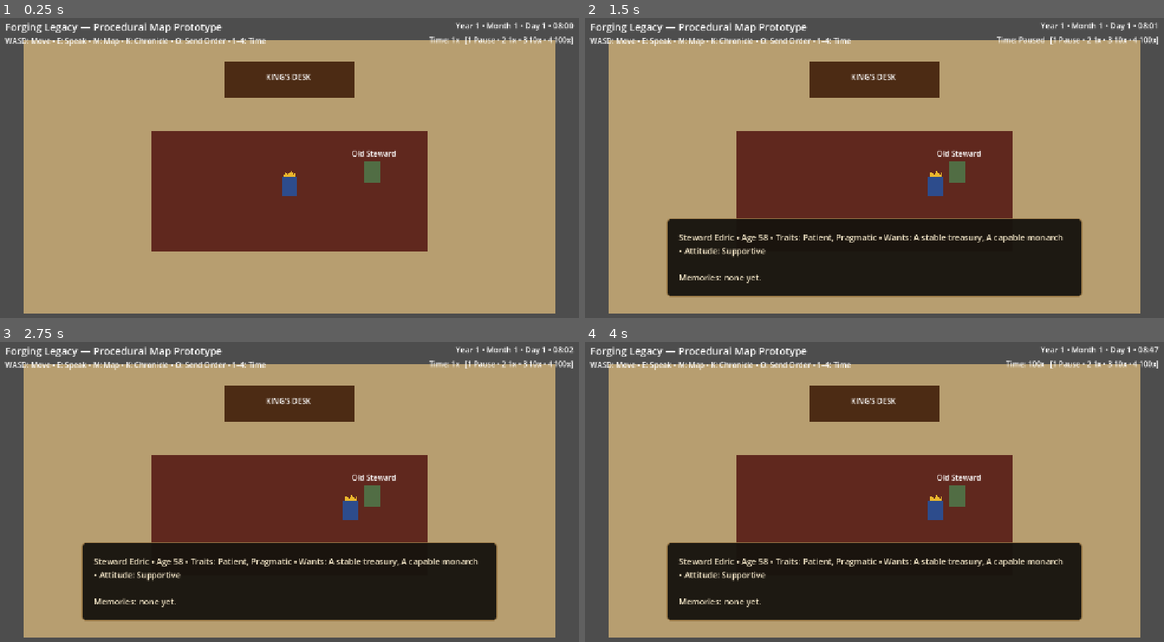
Above: before the commit, frames 1-4 (two rows, left to right).
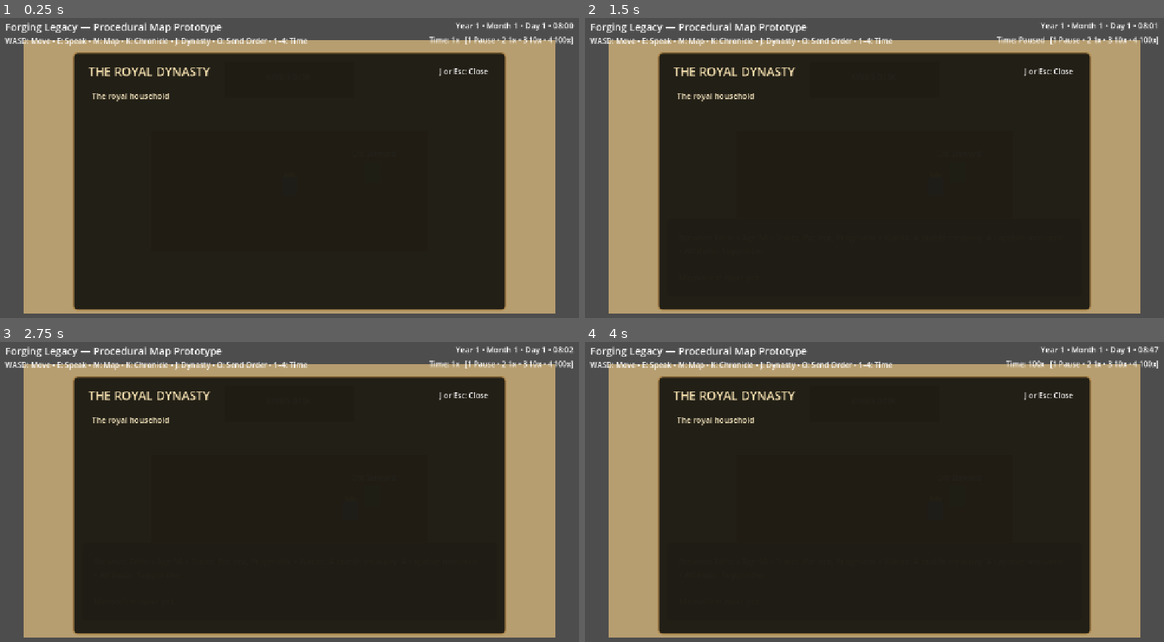
Above: after the commit, the same moments.

Repository: thomasmcanerney-gif/forging-legacy-game
Game: Godot game, scene res://scenes/main.tscn
The game is run twice, just before and just after one commit, with the same random seed, the same clock (stepped at 60 frames per second) and the same inputs.
Inputs (mouse positions are in pixels of both pictures, inside the frame that each line leads up to):
- Up to frame 1 (0.25 s): no input
- Up to frame 2 (1.5 s): tap Enter at 0.5 s; move the mouse to (1001, 159) at 0.52 s; hold D (move_right) 0.53-1.28 s; tap E (interact) at 0.6, 1.25 s; click (1001, 159) at 0.67 s; move the mouse to (758, 192) at 1.27 s; hold S (move_down) from 1.28 s (still down); tap 1 at 1.35 s
- Up to frame 3 (2.75 s): tap Enter at 2 s; move the mouse to (347, 429) at 2.02 s; release S (move_down) at 2.03 s; hold D (move_right) from 2.03 s (still down); tap 2 at 2.1 s
- Up to frame 4 (4 s): tap Space at 2.75 s; move the mouse to (845, 567) at 2.77 s; release D (move_right) at 2.78 s; hold W (move_up) 2.78-3.53 s; tap 3 at 2.85 s; click (845, 567) at 2.92 s; tap Enter at 3.5 s; move the mouse to (1053, 552) at 3.52 s; hold A (move_left) from 3.53 s (still down); tap 4 at 3.6 s

The runs differ from the first frame. In frame 1, 64% of the frame differs, in the area x 12-88%, y 6-98%; in frame 2, 47%; in frame 3, 47%; in frame 4, 47%.

Commit message:
Add royal dynasty screen

Diff:
--- a/scenes/main.tscn
+++ b/scenes/main.tscn
@@ -156,7 +156,7 @@
 offset_top = 54.0
 offset_right = 1000.0
 offset_bottom = 86.0
-text = "WASD: Move • E: Speak • M: Map • K: Chronicle • O: Send Order • 1–4: Time"
+text = "WASD: Move • E: Speak • M: Map • K: Chronicle • J: Dynasty • O: Send Order • 1–4: Time"
 
 [node name="DateLabel" type="Label" parent="UI" unique_id=842674739]
 offset_left = 900.0
@@ -298,3 +298,37 @@
 text = "No deeds have yet been recorded."
 fit_content = false
 scroll_active = true
+
+[node name="DynastyPanel" type="Panel" parent="UI"]
+offset_left = 170.0
+offset_top = 90.0
+offset_right = 1110.0
+offset_bottom = 650.0
+theme_override_styles/panel = SubResource("MapStyle")
+
+[node name="DynastyTitle" type="Label" parent="UI/DynastyPanel"]
+offset_left = 34.0
+offset_top = 24.0
+offset_right = 600.0
+offset_bottom = 60.0
+theme_override_colors/font_color = Color(0.95, 0.87, 0.68, 1)
+theme_override_font_sizes/font_size = 26
+text = "THE ROYAL DYNASTY"
+
+[node name="DynastyHelp" type="Label" parent="UI/DynastyPanel"]
+offset_left = 565.0
+offset_top = 30.0
+offset_right = 900.0
+offset_bottom = 58.0
+text = "J or Esc: Close"
+horizontal_alignment = 2
+
+[node name="DynastyText" type="Label" parent="UI/DynastyPanel"]
+offset_left = 42.0
+offset_top = 82.0
+offset_right = 898.0
+offset_bottom = 510.0
+theme_override_colors/font_color = Color(0.94, 0.88, 0.73, 1)
+theme_override_font_sizes/font_size = 17
+text = "The royal household"
+autowrap_mode = 2
